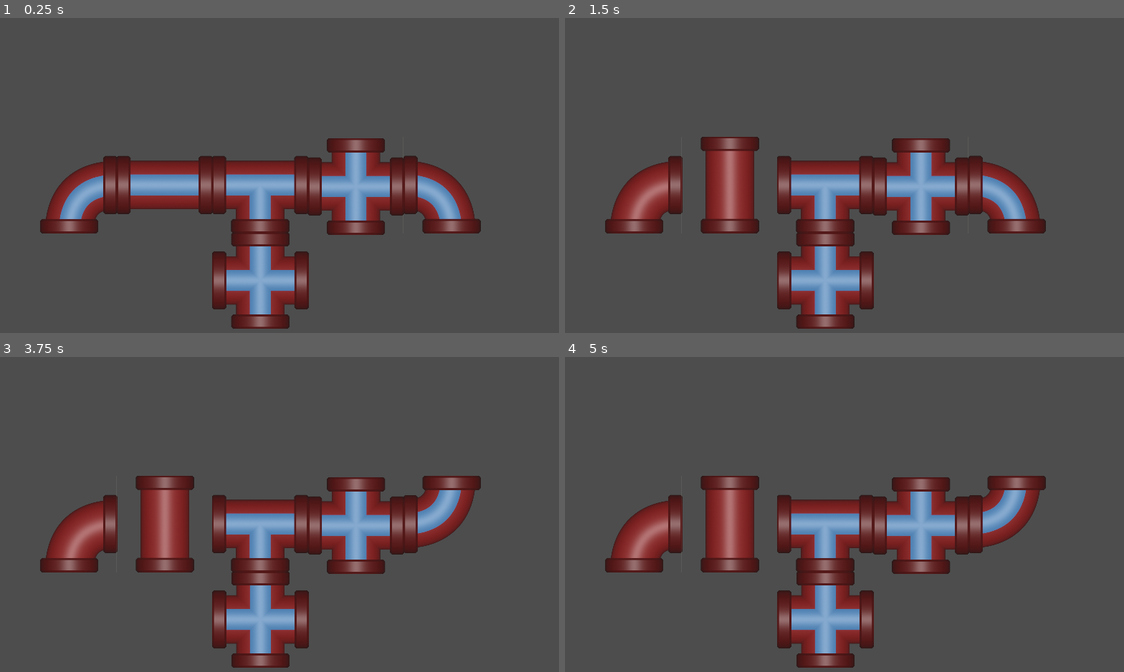
Above: before the commit, frames 1-4 (two rows, left to right).
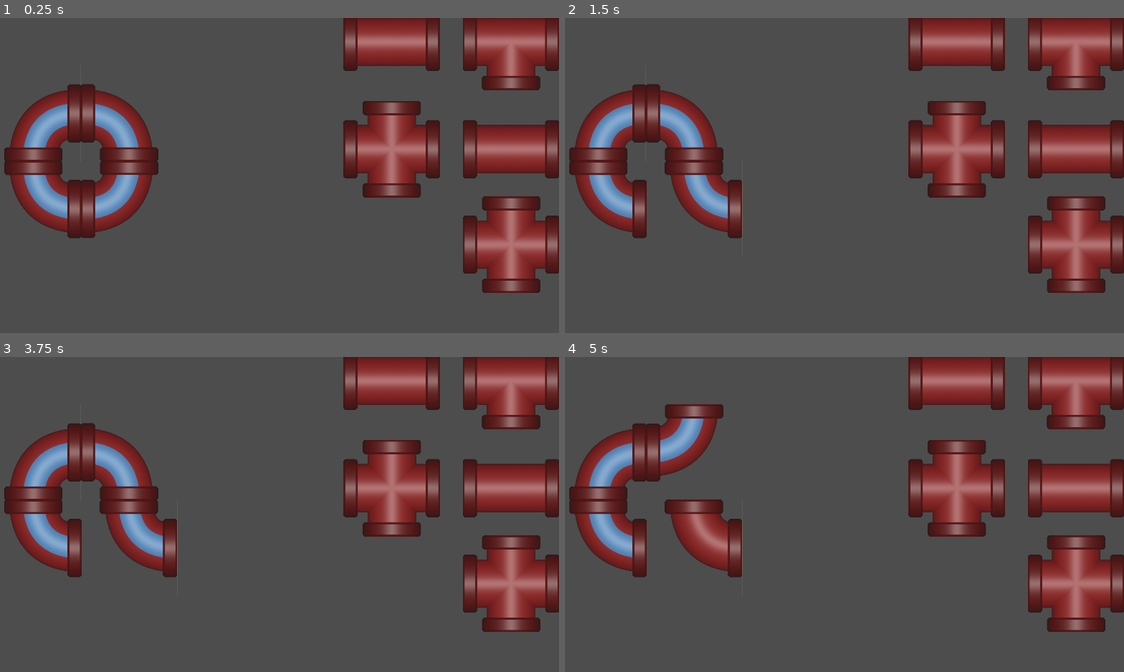
Above: after the commit, the same moments.

Repository: w-dib/Drain
Game: Godot game, scene res://scenes/main.tscn
The game is run twice, just before and just after one commit, with the same random seed, the same clock (stepped at 60 frames per second) and the same inputs.
Inputs (mouse positions are in pixels of both pictures, inside the frame that each line leads up to):
- Up to frame 1 (0.25 s): no input
- Up to frame 2 (1.5 s): tap Enter at 0.5 s; move the mouse to (961, 162) at 0.52 s; click (961, 162) at 0.67 s; tap Space at 1.25 s; move the mouse to (721, 194) at 1.27 s; click (721, 194) at 1.42 s
- Up to frame 3 (3.75 s): tap Enter at 2, 3.5 s; move the mouse to (329, 448) at 2.02 s; click (329, 448) at 2.17 s; tap Space at 2.75 s; move the mouse to (245, 583) at 2.77 s; click (245, 583) at 2.92 s; move the mouse to (441, 564) at 3.52 s; click (441, 564) at 3.67 s
- Up to frame 4 (5 s): tap Space at 4.25 s; move the mouse to (665, 470) at 4.27 s; click (665, 470) at 4.42 s

The runs differ from the first frame. In frame 1, 40% of the frame differs, in the area x 0-100%, y 0-99%; in frame 2, 40%; in frame 3, 40%; in frame 4, 40%.

Commit message:
Try to add pipes to array

Diff:
--- a/components/connector.gd
+++ /dev/null
@@ -1,15 +0,0 @@
-class_name Connector
-extends Area2D
-
-signal connected
-signal disconnected
-
-func _ready():
-	area_entered.connect(_on_connector_entered)
-	area_exited.connect(_on_connector_exited)
-
-func _on_connector_entered(_body):
-	connected.emit()
-
-func _on_connector_exited(_body):
-	disconnected.emit()
--- a/scenes/main.tscn
+++ b/scenes/main.tscn
@@ -6,24 +6,38 @@
 [ext_resource type="PackedScene" uid="uid://bncpnm36q2xpv" path="res://scenes/pipes/pipetshape.tscn" id="4_tl3qx"]
 
 [node name="Main" type="Node2D"]
-position = Vector2(504, 648)
+position = Vector2(720, 600)
 scale = Vector2(0.4, 0.4)
 
 [node name="PipeBend" parent="." instance=ExtResource("1_4kwuh")]
-position = Vector2(1080, -780)
+position = Vector2(-1080, -1020)
 rotation = 1.5708
 
-[node name="PipeTShape" parent="." instance=ExtResource("2_6nnnu")]
-position = Vector2(600, -772.5)
+[node name="PipeBend2" parent="." instance=ExtResource("1_4kwuh")]
+position = Vector2(-1560, -1020)
+scale = Vector2(1, 1)
 
-[node name="PipeBend2" parent="." instance=ExtResource("1_4kwuh")]
-position = Vector2(-840, -780)
+[node name="PipeBend3" parent="." instance=ExtResource("1_4kwuh")]
+position = Vector2(-1080, -540)
+rotation = -3.14159
+scale = Vector2(1, 1)
 
-[node name="PipeTShape2" parent="." instance=ExtResource("2_6nnnu")]
-position = Vector2(120, -300)
+[node name="PipeBend4" parent="." instance=ExtResource("1_4kwuh")]
+position = Vector2(-1560, -540)
+rotation = -1.5708
+scale = Vector2(1, 1)
+
+[node name="PipeCross" parent="." instance=ExtResource("2_6nnnu")]
+position = Vector2(240, -840)
+
+[node name="PipeCross2" parent="." instance=ExtResource("2_6nnnu")]
+position = Vector2(840, -360)
 
 [node name="PipeStraight" parent="." instance=ExtResource("3_mriqg")]
-position = Vector2(-360, -780)
+position = Vector2(240, -1380)
 
-[node name="PipeTShape3" parent="." instance=ExtResource("4_tl3qx")]
-position = Vector2(120, -780)
+[node name="PipeStraight2" parent="." instance=ExtResource("3_mriqg")]
+position = Vector2(840, -840)
+
+[node name="PipeTShape" parent="." instance=ExtResource("4_tl3qx")]
+position = Vector2(840, -1380)
--- a/scenes/pipes/pipe.gd
+++ b/scenes/pipes/pipe.gd
@@ -2,34 +2,44 @@
 
 @onready var empty: Sprite2D = $Empty
 @onready var full: Sprite2D = $Full
+@onready var connected_pipes = []
 
 func _ready() -> void:
+	add_to_group("pipes")
 	area_entered.connect(_on_area_entered)
 	area_exited.connect(_on_area_exited)
 
 func _process(delta: float) -> void:
 	if has_overlapping_areas():
-		empty.hide()
-		full.show()
+		fill_pipe()
+	else:
+		empty_pipe()
 
 func _input(event):
 	if event is InputEventMouseButton and event.pressed and event.button_index == MOUSE_BUTTON_LEFT:
 		if empty.get_rect().has_point(to_local(event.position)):
 			rotate_pipe()
-
-func link_pipes():
-		empty.hide()
-		full.show()
-
-func unlink_pipes():
-		empty.show()
-		full.hide()
+			print(connected_pipes)
 
 func rotate_pipe():
 	self.rotation += 1.5708
 
 func _on_area_entered(area: Area2D) -> void:
-		link_pipes()
+	if area in get_tree().get_nodes_in_group("pipes"):
+		var adjacent_pipes = get_overlapping_areas()
+		if adjacent_pipes not in connected_pipes:
+			connected_pipes.append(adjacent_pipes)
+		if area not in connected_pipes:
+			connected_pipes.append(area)
 
 func _on_area_exited(area: Area2D) -> void:
-		unlink_pipes()
+		if area in connected_pipes:
+			connected_pipes.erase(area)
+
+func fill_pipe():
+		empty.hide()
+		full.show()
+#
+func empty_pipe():
+		empty.show()
+		full.hide()
--- a/scenes/pipes/pipebend.tscn
+++ b/scenes/pipes/pipebend.tscn
@@ -7,12 +7,12 @@
 [node name="PipeBend" type="Area2D"]
 script = ExtResource("1_32u3x")
 
+[node name="CollisionPolygon2D" type="CollisionPolygon2D" parent="."]
+polygon = PackedVector2Array(152, 184, 152, 248, -152, 248, -152, 168, -120, 168, -112, 120, -80, 40, -8, -48, 64, -88, 165.975, -119.604, 168, -152, 232, -152, 256, -136, 256, 136, 232, 144, 176, 144)
+
 [node name="Empty" type="Sprite2D" parent="."]
 texture = ExtResource("1_w2y14")
 
 [node name="Full" type="Sprite2D" parent="."]
 visible = false
 texture = ExtResource("2_nwjce")
-
-[node name="CollisionPolygon2D" type="CollisionPolygon2D" parent="."]
-polygon = PackedVector2Array(152, 184, 152, 248, -152, 248, -152, 168, -120, 168, -112, 120, -80, 40, -8, -48, 64, -88, 165.975, -119.604, 168, -152, 232, -152, 256, -136, 256, 136, 232, 144, 176, 144)
--- a/scenes/pipes/pipecross.tscn
+++ b/scenes/pipes/pipecross.tscn
@@ -7,12 +7,12 @@
 [node name="PipeTShape" type="Area2D"]
 script = ExtResource("1_00t1b")
 
+[node name="CollisionPolygon2D" type="CollisionPolygon2D" parent="."]
+polygon = PackedVector2Array(-152, -248, 152, -248, 152, -152, 256, -152, 256, 152, 152, 152, 152, 248, -152, 248, -152, 152, -248, 152, -248, -152, -152, -152, -152, -248)
+
 [node name="Empty" type="Sprite2D" parent="."]
 texture = ExtResource("2_ucsn8")
 
 [node name="Full" type="Sprite2D" parent="."]
 visible = false
 texture = ExtResource("3_8vil5")
-
-[node name="CollisionPolygon2D" type="CollisionPolygon2D" parent="."]
-polygon = PackedVector2Array(-152, -248, 152, -248, 152, -152, 256, -152, 256, 152, 152, 152, 152, 248, -152, 248, -152, 152, -248, 152, -248, -152, -152, -152, -152, -248)
--- a/scenes/pipes/pipestraight.tscn
+++ b/scenes/pipes/pipestraight.tscn
@@ -7,12 +7,12 @@
 [node name="PipeStraight" type="Area2D"]
 script = ExtResource("1_4yq25")
 
+[node name="CollisionPolygon2D" type="CollisionPolygon2D" parent="."]
+polygon = PackedVector2Array(0, -128, 168, -128, 168, -152, 248, -152, 248, 152, 168, 152, 168, 128, -168, 128, -168, 152, -248, 152, -248, -152, -168, -152, -168, -128)
+
 [node name="Empty" type="Sprite2D" parent="."]
 texture = ExtResource("2_nk5um")
 
 [node name="Full" type="Sprite2D" parent="."]
 visible = false
 texture = ExtResource("3_arn02")
-
-[node name="CollisionPolygon2D" type="CollisionPolygon2D" parent="."]
-polygon = PackedVector2Array(0, -128, 168, -128, 168, -152, 248, -152, 248, 152, 168, 152, 168, 128, -168, 128, -168, 152, -248, 152, -248, -152, -168, -152, -168, -128)
--- a/scenes/pipes/pipetshape.tscn
+++ b/scenes/pipes/pipetshape.tscn
@@ -7,12 +7,12 @@
 [node name="PipeTShape" type="Area2D"]
 script = ExtResource("1_lvvtt")
 
+[node name="CollisionPolygon2D" type="CollisionPolygon2D" parent="."]
+polygon = PackedVector2Array(-168, -152, -168, -128, 160, -128, 160, -152, 248, -152, 248, 152, 152, 152, 152, 248, -152, 248, -152, 152, -248, 152, -248, -152)
+
 [node name="Empty" type="Sprite2D" parent="."]
 texture = ExtResource("2_5we3o")
 
 [node name="Full" type="Sprite2D" parent="."]
 visible = false
 texture = ExtResource("3_up4sy")
-
-[node name="CollisionPolygon2D" type="CollisionPolygon2D" parent="."]
-polygon = PackedVector2Array(-168, -152, -168, -128, 160, -128, 160, -152, 248, -152, 248, 152, 152, 152, 152, 248, -152, 248, -152, 152, -248, 152, -248, -152)
